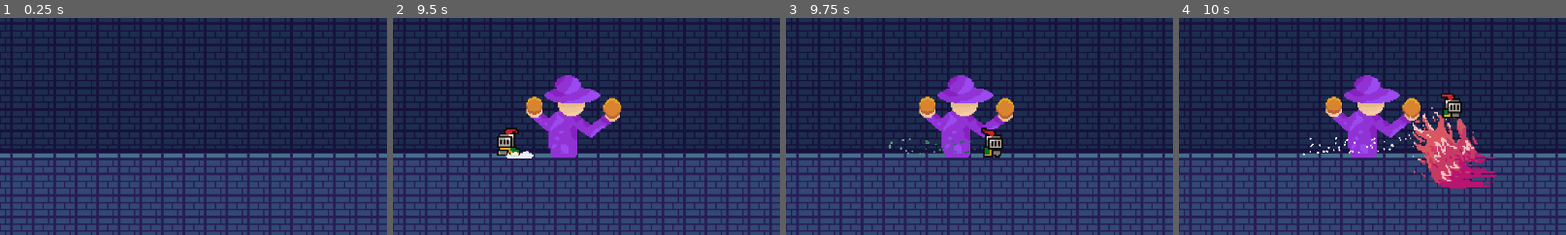
Above: before the commit, frames 1-4 (left to right).
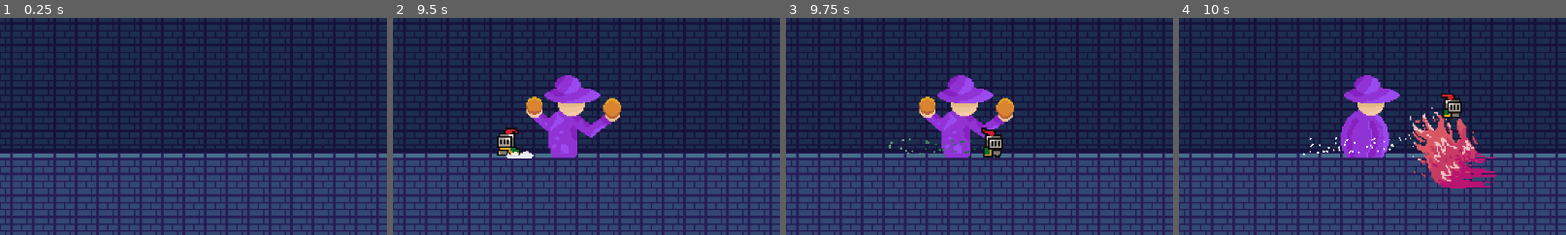
Above: after the commit, the same moments.

Repository: PjotrNik/shefjam
Game: Godot game, scene res://phase_1_map.tscn
The game is run twice, just before and just after one commit, with the same random seed, the same clock (stepped at 60 frames per second) and the same inputs. This scene is started directly instead of the project's main scene.
Inputs:
- Up to frame 1 (0.25 s): no input
- Up to frame 2 (9.5 s): hold D (move_right) 0.53-2.03 s; tap Space (dash) every 2.25 s from 0.6 to 7.35 s; tap W (jump) at 0.77, 1.52, 3.02, 3.77, 4.52, 6.02, 6.77, 7.52, 9.02 s; tap S (melee_attack) every 2.25 s from 1.35 to 8.1 s; hold A (move_left) 2.03-4.28 s; tap Shift (ranged_attack) every 2.25 s from 2.1 to 8.85 s; hold D (move_right) 4.28-8.03 s; hold A (move_left) from 8.03 s (still down)
- Up to frame 3 (9.75 s): release A (move_left) at 9.53 s; hold D (move_right) from 9.53 s (still down); tap Space (dash) at 9.6 s
- Up to frame 4 (10 s): keep holding D (move_right); tap W (jump) at 9.77 s
The pictures show only the part of the screen within x 40-90%, y 48-98%; the shares and areas given below are measured in that part.

Frames 1-3 are identical in both runs. In frame 4, 2.1% of the frame differs, in the area x 37-63%, y 36-65%.

Commit message:
boss has windup for slash

Diff:
--- a/scripts/Boss_Slash.gd
+++ b/scripts/Boss_Slash.gd
@@ -7,6 +7,7 @@
 
 func Enter():
 	print ("Sending out attack")
+	$"../../AnimatedSprite2D".play("windup")
 	$windup.start()
 
 	var player_distance = get_tree().get_first_node_in_group("Player").position.x - $"../..".position.x
@@ -27,4 +28,6 @@
 		$"../../Attack Slash".add_child(instance)
 	else:
 		$"../../Attack Slash Left".add_child(instance)
+
+	$"../../AnimatedSprite2D".play("default")
 	Transitioned.emit(self, "Boss_Walk")
